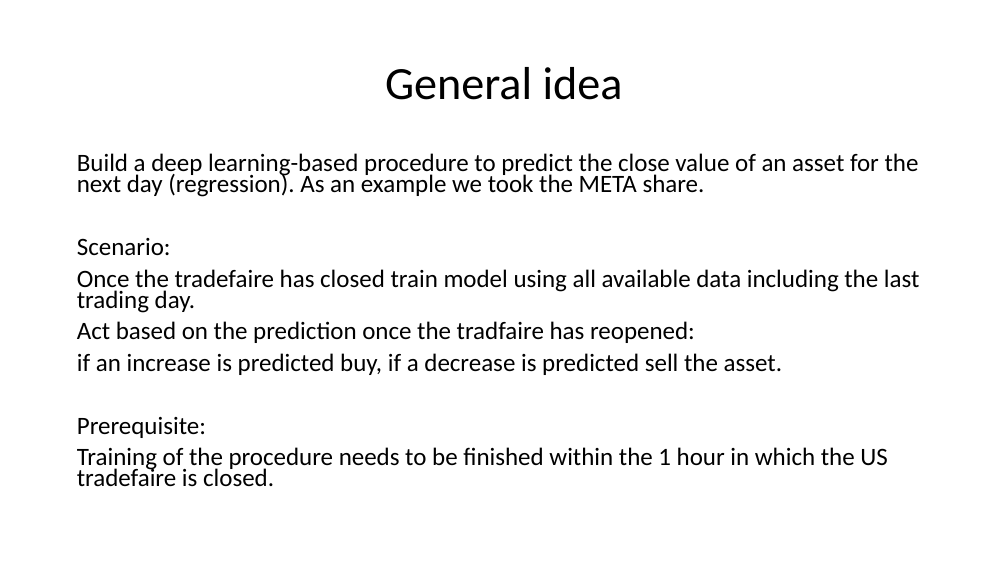
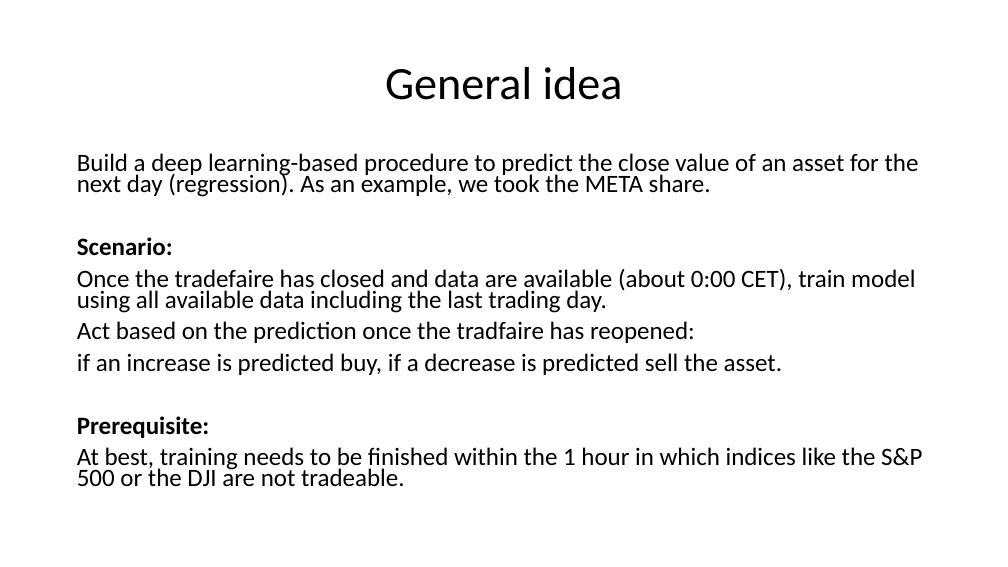
Before and after one commit to sfremerey/backprophet, a slide deck: slide 2 of Backprophet.pptx. Drawn at 1008x567 pixels with LibreOffice and Linux fonts; fonts in the diff are those of the drawing. Boxes give left, top, right and bottom in pixels: in the first picture for what was removed or moved away, otherwise in the second. Text is boxed around its words. In the diff, an @@ line names an element or a change of style, - is before the commit and + after.

```diff
--- a/Backprophet.pptx
+++ b/Backprophet.pptx
@@ text at <box>77,153,919,197</box>: text changed @@
-Build a deep learning-based procedure to predict the close value of an asset for the next day (regression). As an example we took the META share.
+Build a deep learning-based procedure to predict the close value of an asset for the next day (regression). As an example, we took the META share.
@@ text at <box>77,237,209,438</box>: bold on in "Scenario:", "Prerequisite:" @@
@@ text at <box>77,269,915,313</box>: text changed @@
-Once the tradefaire has closed train model using all available data including the last trading day.
+Once the tradefaire has closed and data are available (about 0:00 CET), train model using all available data including the last trading day.
@@ text at <box>77,447,922,487</box>: text changed @@
-Training of the procedure needs to be finished within the 1 hour in which the US tradefaire is closed.
+At best, training needs to be finished within the 1 hour in which indices like the S&P 500 or the DJI are not tradeable.
```
Also in this commit, not shown: 3 other slides changed, 5 slides added, 1 slide removed, 2 other files.
